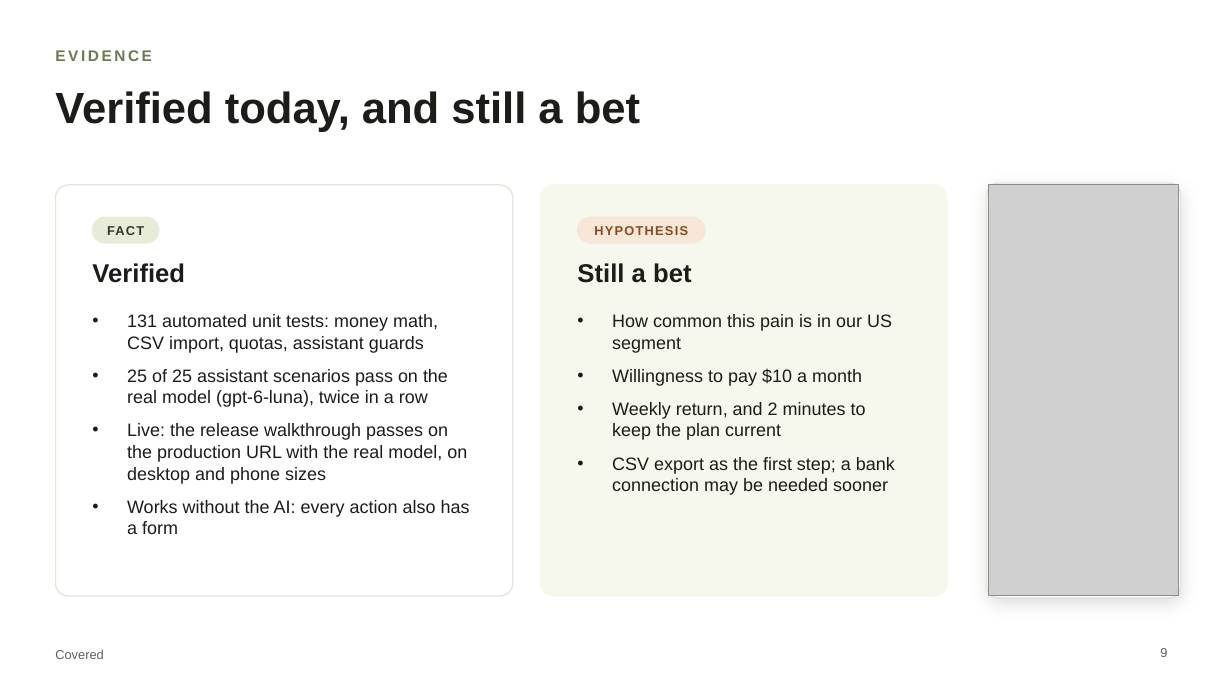
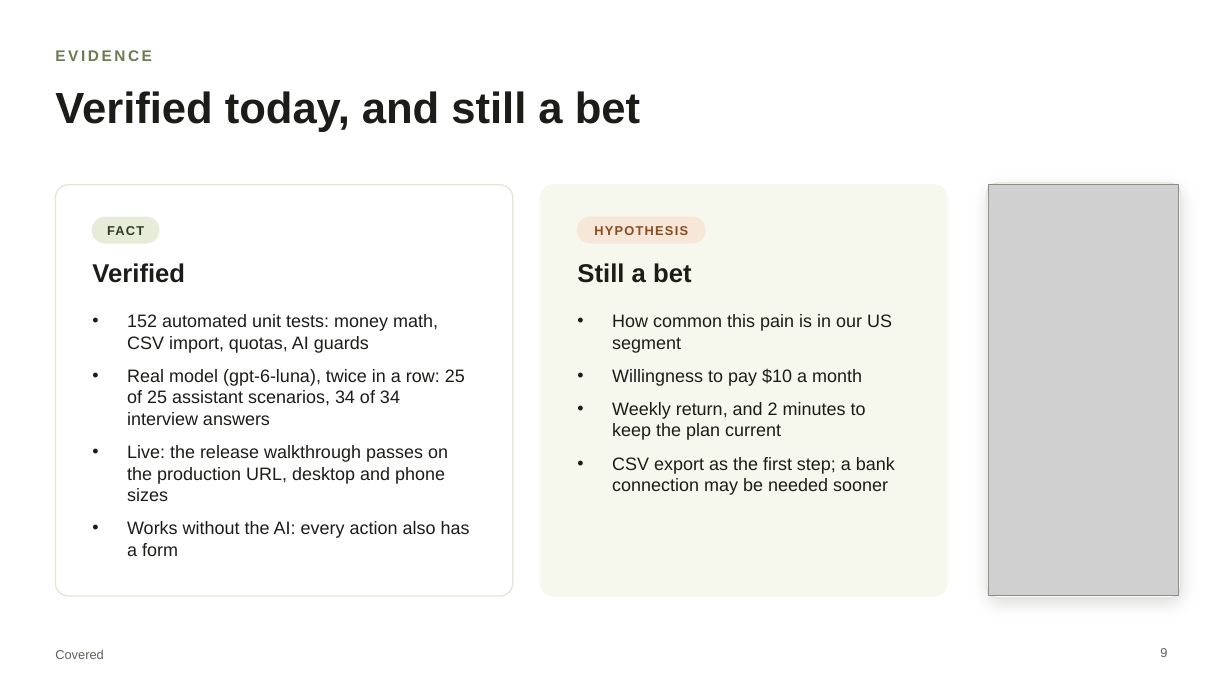
Before and after one commit to chinusoid/FractureTeam, a slide deck: slide 9 of pitch/covered-pitch.pptx. Drawn at 1232x693 pixels with LibreOffice and Linux fonts; fonts in the diff are those of the drawing; grey boxes stand for pictures. Boxes give left, top, right and bottom in pixels: in the first picture for what was removed or moved away, otherwise in the second. Text is boxed around its words. In the diff, an @@ line names an element or a change of style, - is before the commit and + after.

```diff
--- a/pitch/covered-pitch.pptx
+++ b/pitch/covered-pitch.pptx
@@ text at bbox=[127, 314, 465, 501]: text changed @@
-• 131 automated unit tests: money math, CSV import, quotas, assistant guards
-• 25 of 25 assistant scenarios pass on the real model (gpt-6-luna), twice in a row
-• Live: the release walkthrough passes on the production URL with the real model, on desktop and phone sizes
+• 152 automated unit tests: money math, CSV import, quotas, AI guards
+• Real model (gpt-6-luna), twice in a row: 25 of 25 assistant scenarios, 34 of 34 interview answers
+• Live: the release walkthrough passes on the production URL, desktop and phone sizes
```
Also in this commit, not shown: 1 other slide changed, 3 other files.
